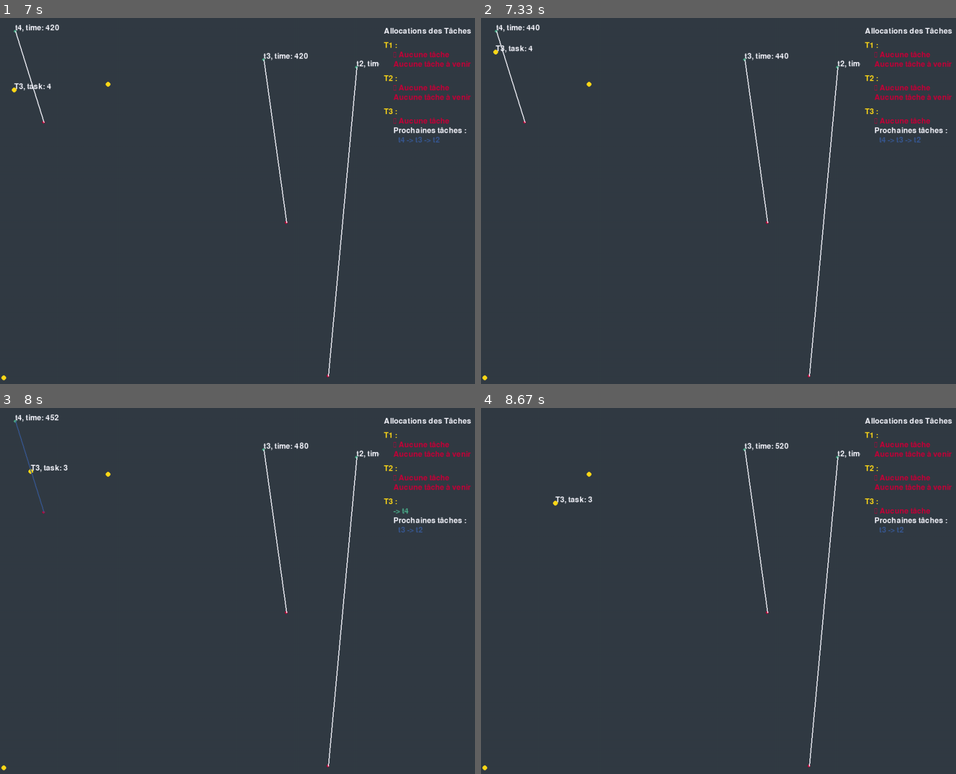
Above: before the commit, frames 1-4 (two rows, left to right).
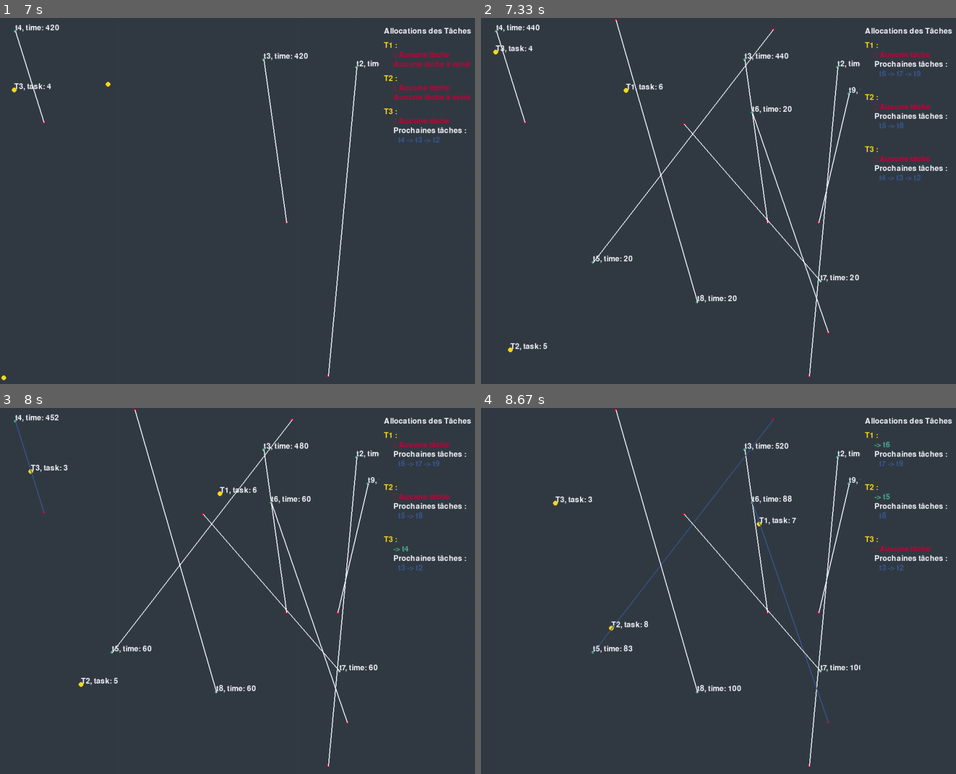
Above: after the commit, the same moments.

Repository: KIMSAIDI/cocoma
Game: pygame game, started from main_env_part3.py
Two runs of this game, one before a commit and one after it. Both use one fixed random seed, a clock stepped at 60 frames per second and the inputs below.
Inputs:
- Up to frame 1 (7 s): no input
- Up to frame 2 (7.33 s): no input
- Up to frame 3 (8 s): no input
- Up to frame 4 (8.67 s): no input

Frame 1 is identical in both runs. In frame 2, 2.8% of the frame differs, in the area x 0-100%, y 0-100%; in frame 3, 2.6%; in frame 4, 2.7%.

Commit message:
push final

Diff:
--- a/dcop.yaml
+++ b/dcop.yaml
@@ -9,66 +9,66 @@
       - T3
 
 variables:
-  t3:
+  t15:
     domain: taxis
-  t4:
+  t16:
     domain: taxis
-  t5:
+  t17:
     domain: taxis
 
 constraints:
   pref_1:
     type: extensional
-    variables: t3
+    variables: t15
     values:
-      143.0: T1
-      108.90362712049586: T2
-      173.4041521994211: T3
+      129.1876543167421: T1
+      142.56002338521364: T2
+      58.60034129593445: T3
 
   pref_2:
     type: extensional
-    variables: t4
+    variables: t16
     values:
-      165.0242406436097: T1
-      188.52055590836773: T2
-      105.32331175955302: T3
+      50.596948259094816: T1
+      8.457004963079013: T2
+      109.63576058932597: T3
 
   pref_3:
     type: extensional
-    variables: t5
+    variables: t17
     values:
-      55.90169943749474: T1
-      128.69343417595164: T2
-      83.21658488546619: T3
+      63.018748087672655: T1
+      120.42713382684647: T2
+      78.77182237323191: T3
 
-  different_t3_t4:
+  different_t15_t16:
     type: intention
-    function: 1000 if t3 == t4 else 0
+    function: 1000 if t15 == t16 else 0
 
-  different_t3_t5:
+  different_t15_t17:
     type: intention
-    function: 1000 if t3 == t5 else 0
+    function: 1000 if t15 == t17 else 0
 
-  different_t4_t5:
+  different_t16_t17:
     type: intention
-    function: 1000 if t4 == t5 else 0
+    function: 1000 if t16 == t17 else 0
 
   cout_T1:
     type: intention
-    function: 143.0 if t3 == "T1" else 165.0242406436097 if t4 == "T1" else 55.90169943749474 if t5 == "T1" else 0
+    function: 129.1876543167421 if t15 == "T1" else 50.596948259094816 if t16 == "T1" else 63.018748087672655 if t17 == "T1" else 0
 
   cout_T2:
     type: intention
-    function: 108.90362712049586 if t3 == "T2" else 188.52055590836773 if t4 == "T2" else 128.69343417595164 if t5 == "T2" else 0
+    function: 142.56002338521364 if t15 == "T2" else 8.457004963079013 if t16 == "T2" else 120.42713382684647 if t17 == "T2" else 0
 
   cout_T3:
     type: intention
-    function: 173.4041521994211 if t3 == "T3" else 105.32331175955302 if t4 == "T3" else 83.21658488546619 if t5 == "T3" else 0
+    function: 58.60034129593445 if t15 == "T3" else 109.63576058932597 if t16 == "T3" else 78.77182237323191 if t17 == "T3" else 0
 
 agents:
-  t3:
+  t15:
     capacity: 1
-  t4:
+  t16:
     capacity: 1
-  t5:
+  t17:
     capacity: 1
--- a/main_env_part2.py
+++ b/main_env_part2.py
@@ -10,7 +10,7 @@
 os.environ["PYGAME_HIDE_SUPPORT_PROMPT"] = "1"
 pygame.init()
 
-# from generate_yaml import *
+from generate_yaml import *
 # from pydcop.algorithms import dsa
 # from pydcop.dcop.yamldcop import *
 from task_class import *
@@ -145,13 +145,12 @@
         )
         str_results = result.stdout
 
-        print(str_results)
+
 
         try:
             results_dict = json.loads(str_results)
             assignments = results_dict.get("assignment", {})
 
-            print(assignments)
 
             return assignments
 
@@ -316,13 +315,6 @@
         clock.tick(FPS)
 
 
-
-
-
-
-
-
-
 def main():
 
     # ----------------- POUR QUE LES ALGOS AIENT LES MEMES TACHES -----------------
@@ -372,14 +364,14 @@
 
     # ------------------- Simulation avec DSA -------------------
 
-    # print("Simulation avec DSA")
-    lance_simulation(tasks, "dpop", all_new_tasks)
+    print("Simulation avec DSA")
+    lance_simulation(tasks, "dsa", all_new_tasks)
 
 
     # # ------------------- Simulation avec DPOP -------------------
 
-    # print("Simulation avec DPOP")
-    #lance_simulation(task_copy, "dsa", all_new_tasks_copy)
+    print("Simulation avec DPOP")
+    lance_simulation(task_copy, "dpop", all_new_tasks_copy)
 
 
 
--- a/utils.py
+++ b/utils.py
@@ -9,8 +9,8 @@
 NUM_TAXIS = 3
 NUM_NEW_TASKS_MIN = 3
 NUM_NEW_TASKS_MAX = 3 # Si <= à NUM_NEW_TASKS_MIN le nombre de tâches générées sera de NUM_NEW_TASKS_MIN
-T = 10
-NUM_TOTAL_TASKS = 12
+T = 7
+NUM_TOTAL_TASKS = 18
 
 # Échelle pour convertir les coordonnées
 scale = WINDOW_SIZE / GRID_SIZE
Not shown, changed: part1.ipynb
Not shown, changed: part2.ipynb
Not shown, changed: part3.ipynb
